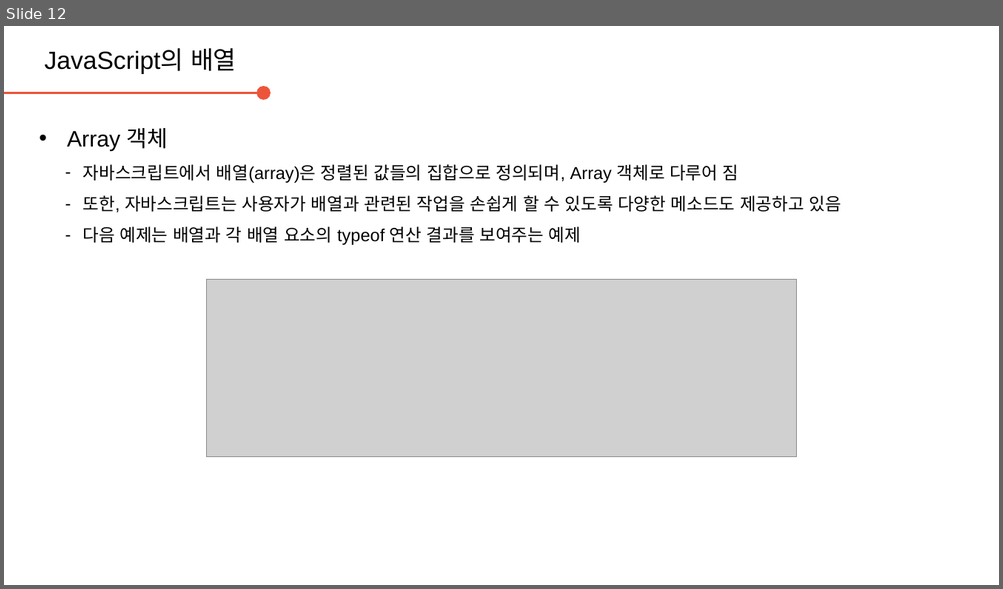
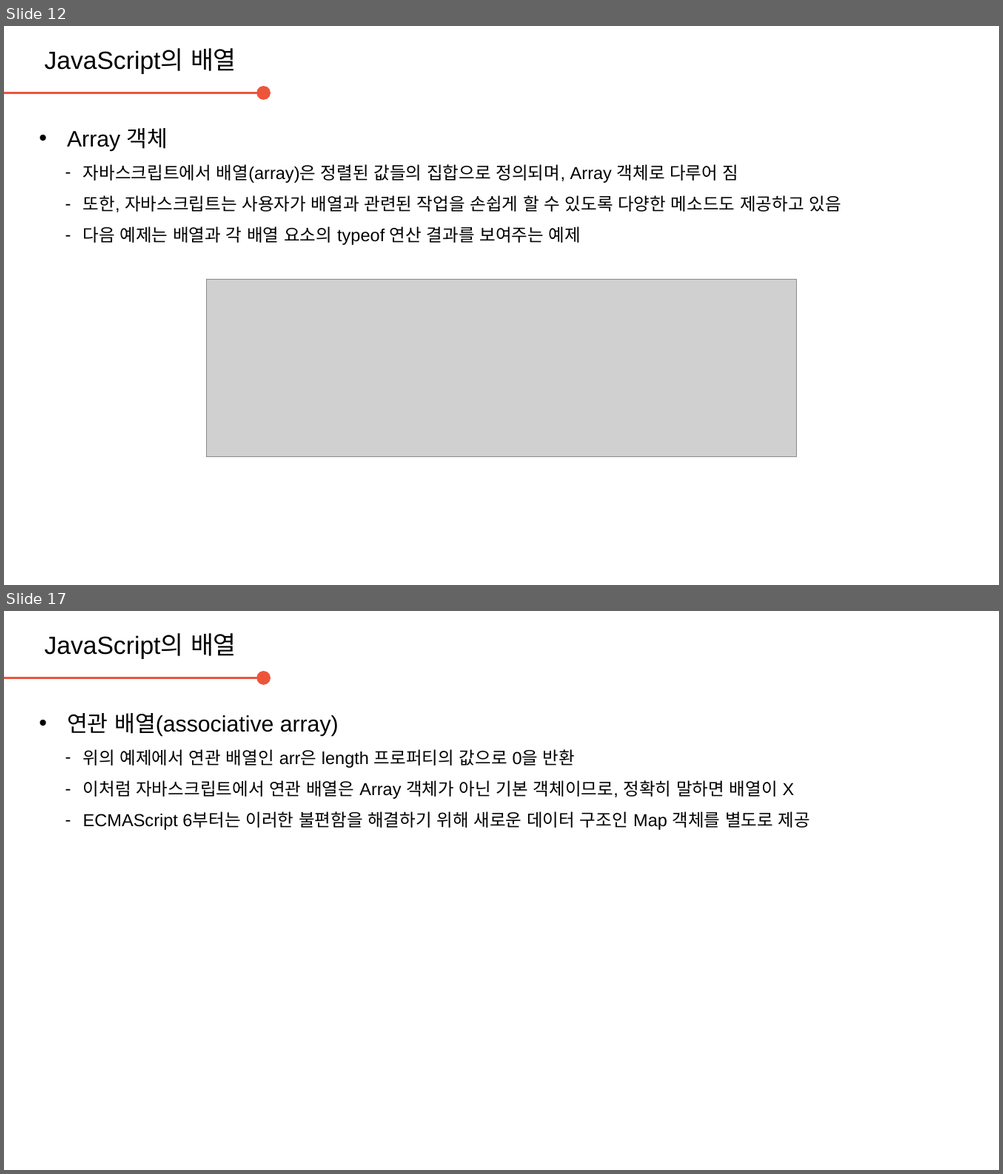
Before and after one commit to daegukdo/GCWM, a slide deck: 34/200824_JavaScript_array.pptx. Shown one above the other, each under a label of ours: slide 12 before the commit, slides 12 and 17 after it; the slides between them are not shown. The pictures are 1003x589 and 1003x1174 pixels, drawn with LibreOffice and Linux fonts; fonts in the diff are those of the drawing; grey boxes stand for pictures; background and template pictures are left out. Boxes give left, top, right and bottom in pixels: in the first picture for what was removed or moved away, otherwise in the second. Text is boxed around its words. In the diff, an @@ line names an element or a change of style, - is before the commit and + after.

Commit message:
get coding with me  - edit JavaScript resource (array)

```diff
--- a/34/200824_JavaScript_array.pptx
+++ b/34/200824_JavaScript_array.pptx
@@ slide 17 added at [4,611,999,1170], background #FFFFFF @@
@@ text added at [45,633,236,659], 20 pt, text #000000 @@
+JavaScript의 배열
@@ arrow added from (4, 678) to (264, 678), #ED553B 2.25 pt @@
@@ text added at [67,713,810,830], 14 pt, text #000000 @@
+• 연관 배열(associative array)
+  – 위의 예제에서 연관 배열인 arr은 length 프로퍼티의 값으로 0을 반환
+  – 이처럼 자바스크립트에서 연관 배열은 Array 객체가 아닌 기본 객체이므로, 정확히 말하면 배열이 X
+  – ECMAScript 6부터는 이러한 불편함을 해결하기 위해 새로운 데이터 구조인 Map 객체를 별도로 제공
```
Also in this commit, not shown: 10 other slides added, 1 slide removed, 1 other file.
